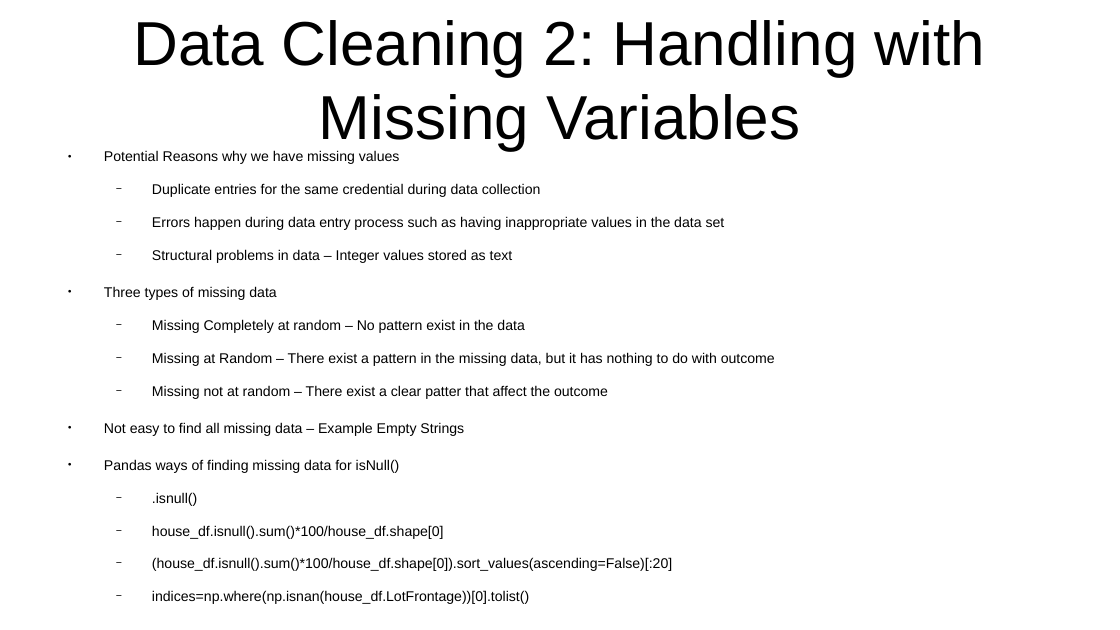
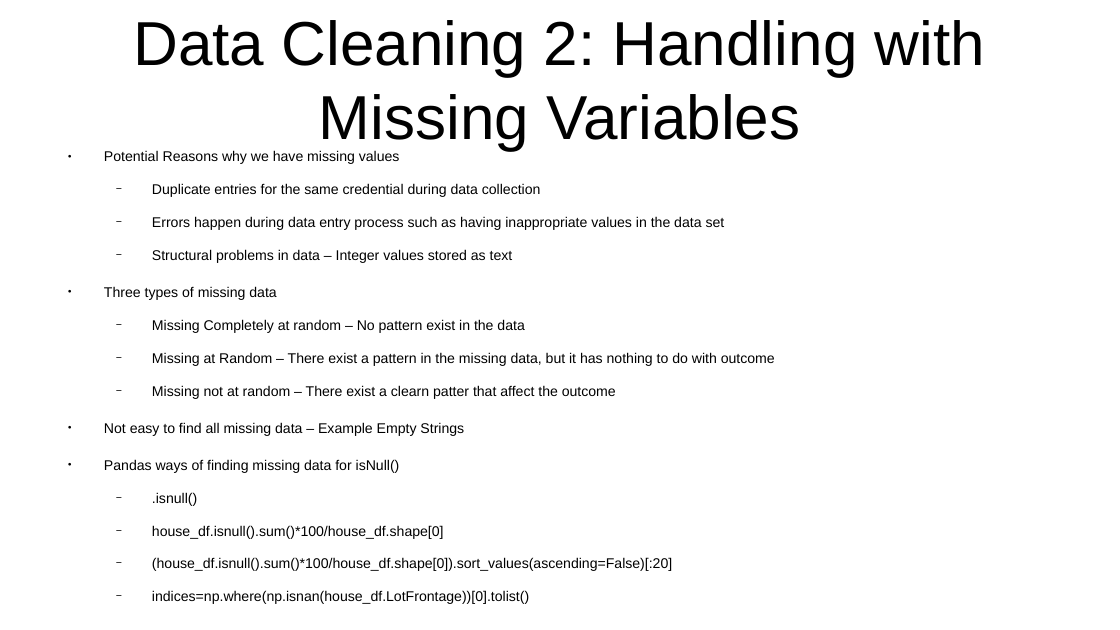
Before and after one commit to CharlesStockman/dataScience, a slide deck: slide 9 of magnimindAcademy/data_exploration/DataExploration.odp. Drawn at 1120x630 pixels with LibreOffice and Linux fonts; fonts in the diff are those of the drawing. Boxes give left, top, right and bottom in pixels: in the first picture for what was removed or moved away, otherwise in the second. Text is boxed around its words. In the diff, an @@ line names an element or a change of style, - is before the commit and + after.

```diff
--- a/magnimindAcademy/data_exploration/DataExploration.odp
+++ b/magnimindAcademy/data_exploration/DataExploration.odp
@@ text at box(152, 385, 616, 399): text changed @@
-  − Missing not at random – There exist a clear patter that affect the outcome
+  − Missing not at random – There exist a clearn patter that affect the outcome
```
Also in this commit, not shown: 5 other slides changed, 3 other files.
